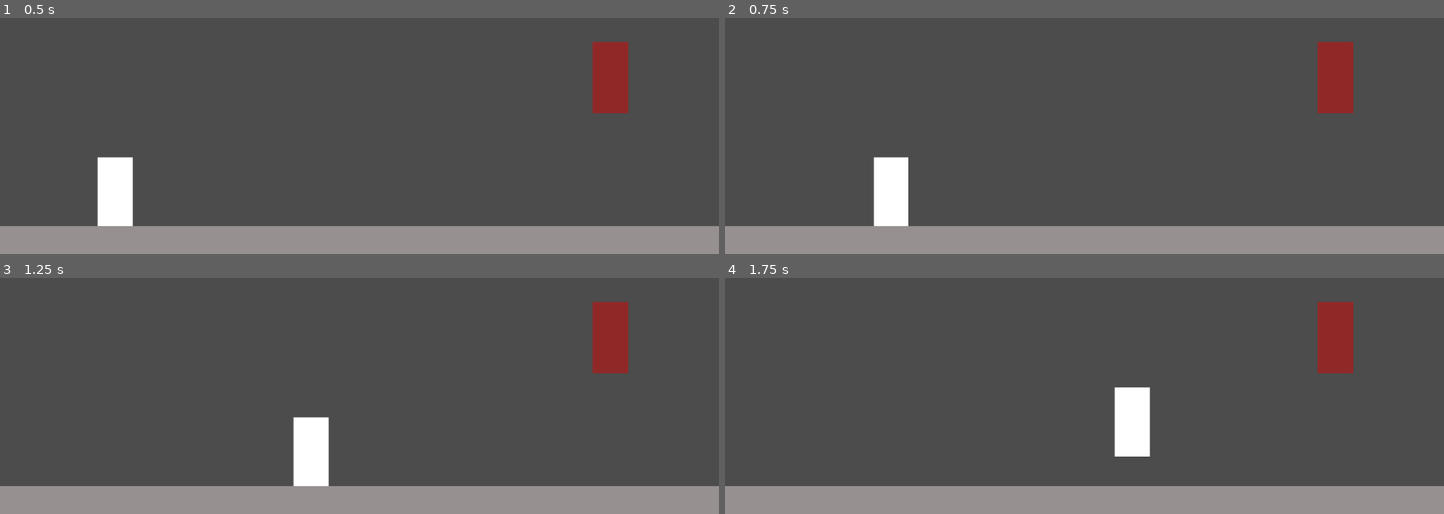
Above: before the commit, frames 1-4 (two rows, left to right).
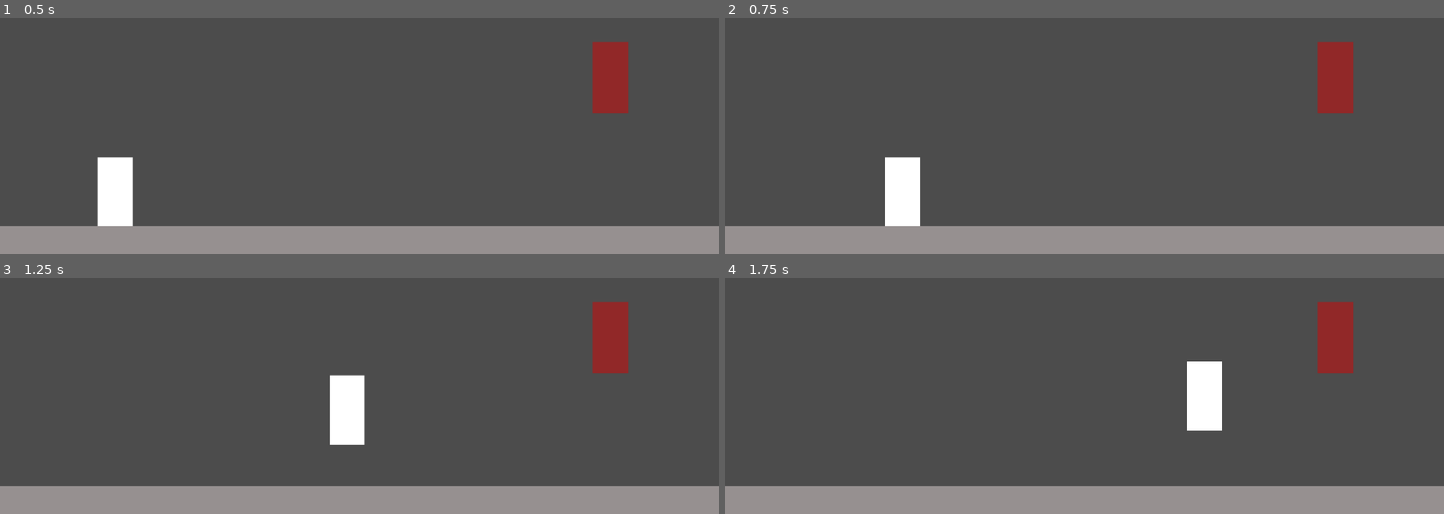
Above: after the commit, the same moments.

Repository: sredna43/gameoff2020
Game: Godot game, scene res://scenes/levels/TestWorld.tscn
Two runs of this game, one before a commit and one after it. Both use one fixed random seed, a clock stepped at 60 frames per second and the inputs below.
Inputs:
- Up to frame 1 (0.5 s): no input
- Up to frame 2 (0.75 s): hold D (player_right) from 0.53 s (still down); hold Shift (player_run) from 0.53 s (still down)
- Up to frame 3 (1.25 s): keep holding D (player_right); keep holding Shift (player_run); tap W (player_jump) at 0.77 s
- Up to frame 4 (1.75 s): keep holding D (player_right); release Shift (player_run) at 1.28 s; tap Shift (player_run) at 1.35 s; tap W (player_jump) at 1.52 s

Frame 1 is identical in both runs. In frame 2, 1.0% of the frame differs, in the area x 20-28%, y 58-89%; in frame 3, 2.9%, in the area x 40-51%, y 41-89%; in frame 4, 2.9%.

Commit message:
jumping and running have been successfully merged

Diff:
--- a/Godot/scenes/player/scripts/controller.gd
+++ b/Godot/scenes/player/scripts/controller.gd
@@ -5,12 +5,12 @@
 class_name Player
 
 # Player Movement (Variables)
-export var walk_speed: float = 250
-export var run_speed: float = 350
-export var air_speed: float = 300
+export var walk_speed: float = 350
+export var run_speed: float = 500
+export var air_accel: float = 45
 export var gravity: float = 40
 export var terminal_velocity: float = 700
-export var jump_power: float = 400
+export var jump_power: float = 600
 export var air_resistance: float = 0.05
 var velocity: Vector2 = Vector2.ZERO
 var vx: float = 0 setget _set_vx, _get_vx
--- a/Godot/scenes/player/scripts/state_machine/states/air.gd
+++ b/Godot/scenes/player/scripts/state_machine/states/air.gd
@@ -2,9 +2,16 @@
 
 extends PlayerState
 
+var max_speed: float = 0
+
+func enter(player: KinematicBody2D):
+    max_speed = abs(player.vx) if abs(player.vx) > 0 else player.walk_speed
+    .enter(player)
+
 func run(player: KinematicBody2D):
-    if player.horizontal_input != 0:
-        player.vx = player.horizontal_input * player.air_speed
+    if abs(player.horizontal_input) > 0 and abs(player.vx + player.horizontal_input) < max_speed:
+        player.vx += player.horizontal_input * player.air_accel
+    player.vx = clamp(player.vx, -max_speed, max_speed)
     if abs(player.vx) > 0 and player.horizontal_input == 0:
         player.vx = lerp(player.vx, 0, player.air_resistance)
     player.apply_gravity()
--- a/Godot/scenes/player/scripts/state_machine/states/run.gd
+++ b/Godot/scenes/player/scripts/state_machine/states/run.gd
@@ -3,8 +3,10 @@
 extends PlayerState
 
 func run(player: KinematicBody2D) -> String:
-    if Input.is_action_pressed("player_run"):
-        player.vx = player.horizontal_input * player.walk_speed * 1.65
-        player.move()
-        return ""
-    return "walk"
+    player.vx = player.horizontal_input * player.run_speed
+    player.move()
+    if Input.is_action_just_released("player_run"):
+        return "walk"
+    if player.jumping:
+        return "jump"
+    return ""
